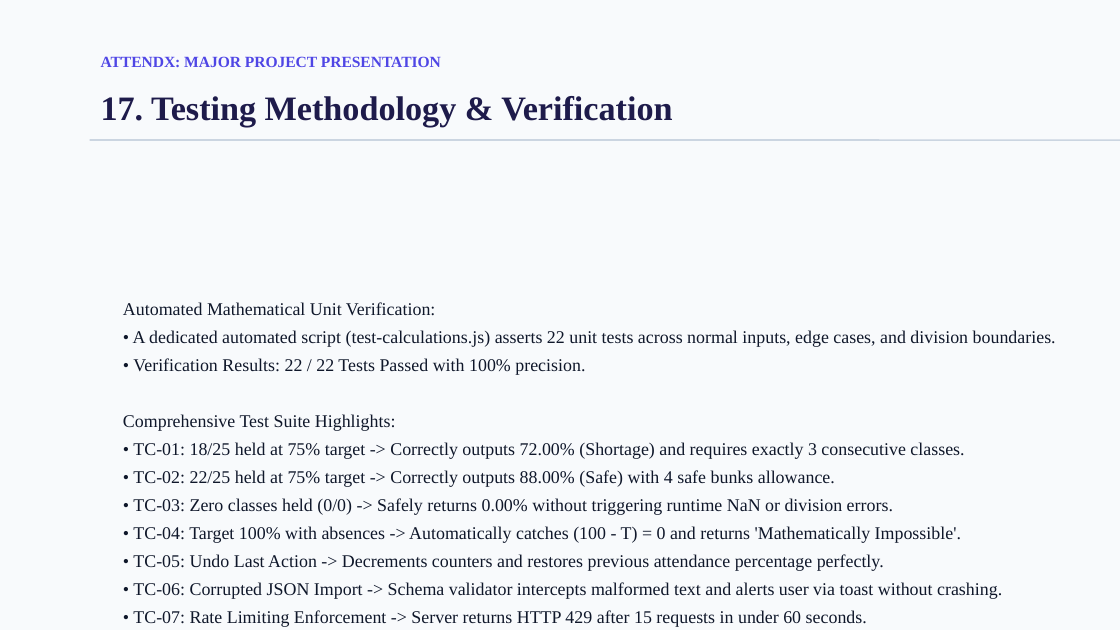
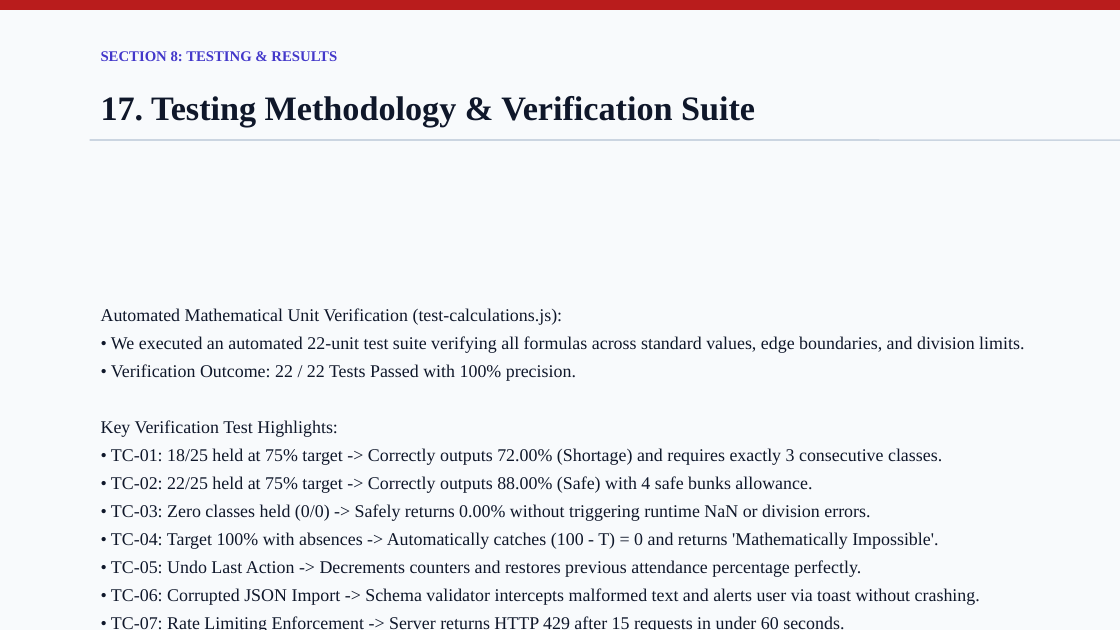
Before and after one commit to Aaryan-Raj21/attendx-smart-planner, a slide deck: slide 19 of AttendX_Major_Project_Presentation.pptx. Drawn at 1120x630 pixels with LibreOffice and Linux fonts; fonts in the diff are those of the drawing; background and template pictures are left out. Boxes give left, top, right and bottom in pixels: in the first picture for what was removed or moved away, otherwise in the second. Text is boxed around its words. In the diff, an @@ line names an element or a change of style, - is before the commit and + after.

```diff
--- a/AttendX_Major_Project_Presentation.pptx
+++ b/AttendX_Major_Project_Presentation.pptx
@@ rectangle added at (x1=0, y1=0, x2=1120, y2=9), fill #B91C1C, outline #B91C1C 1 pt @@
@@ text removed at (x1=101, y1=56, x2=441, y2=67) @@
-ATTENDX: MAJOR PROJECT PRESENTATION
@@ text added at (x1=101, y1=51, x2=337, y2=61), 9.5 pt, text #4338CA, bold @@
+SECTION 8: TESTING & RESULTS
@@ text at (x1=101, y1=96, x2=755, y2=127): text changed; text colour #1E1B4B to #0F172A @@
-17. Testing Methodology & Verification
+17. Testing Methodology & Verification Suite
@@ text "Automated Mathematical Unit Verification (test-calculations. ..." moved from (x1=123, y1=302, x2=1056, y2=627) to (x1=101, y1=308, x2=1024, y2=630) @@
@@ text at (x1=101, y1=308, x2=1024, y2=437): text changed @@
-Automated Mathematical Unit Verification:
-• A dedicated automated script (test-calculations.js) asserts 22 unit tests across normal inputs, edge cases, and division boundaries.
-• Verification Results: 22 / 22 Tests Passed with 100% precision.
-Comprehensive Test Suite Highlights:
+Automated Mathematical Unit Verification (test-calculations.js):
+• We executed an automated 22-unit test suite verifying all formulas across standard values, edge boundaries, and division limits.
+• Verification Outcome: 22 / 22 Tests Passed with 100% precision.
+Key Verification Test Highlights:
```
Also in this commit, not shown: 21 other slides changed, 3 slides added, 3 slides removed, 9 other files.
